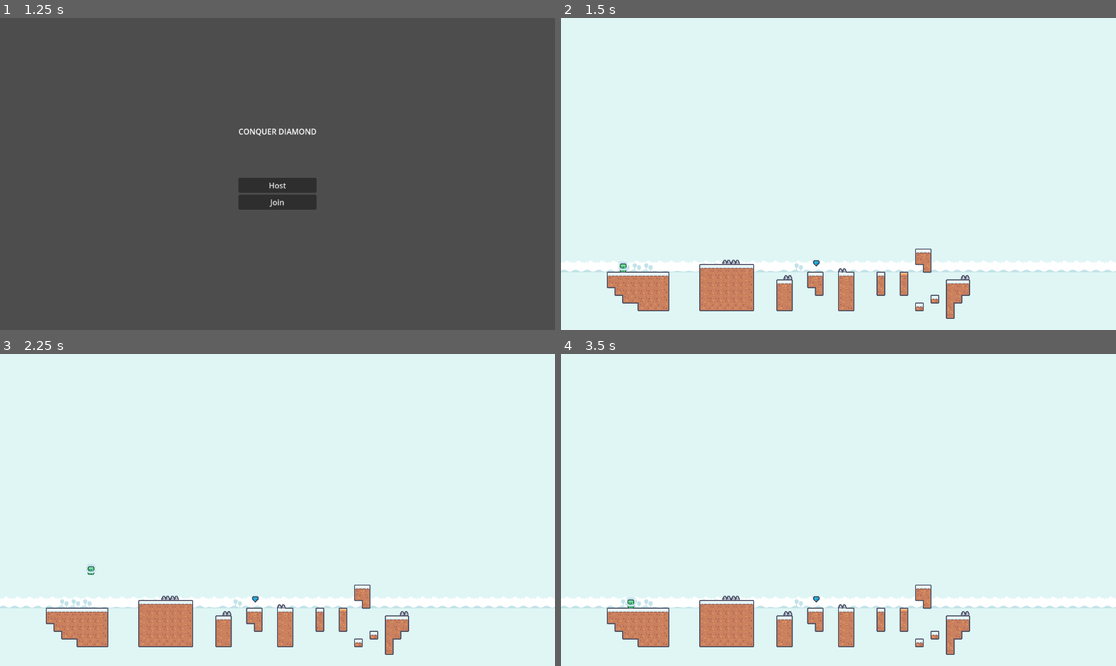
Above: before the commit, frames 1-4 (two rows, left to right).
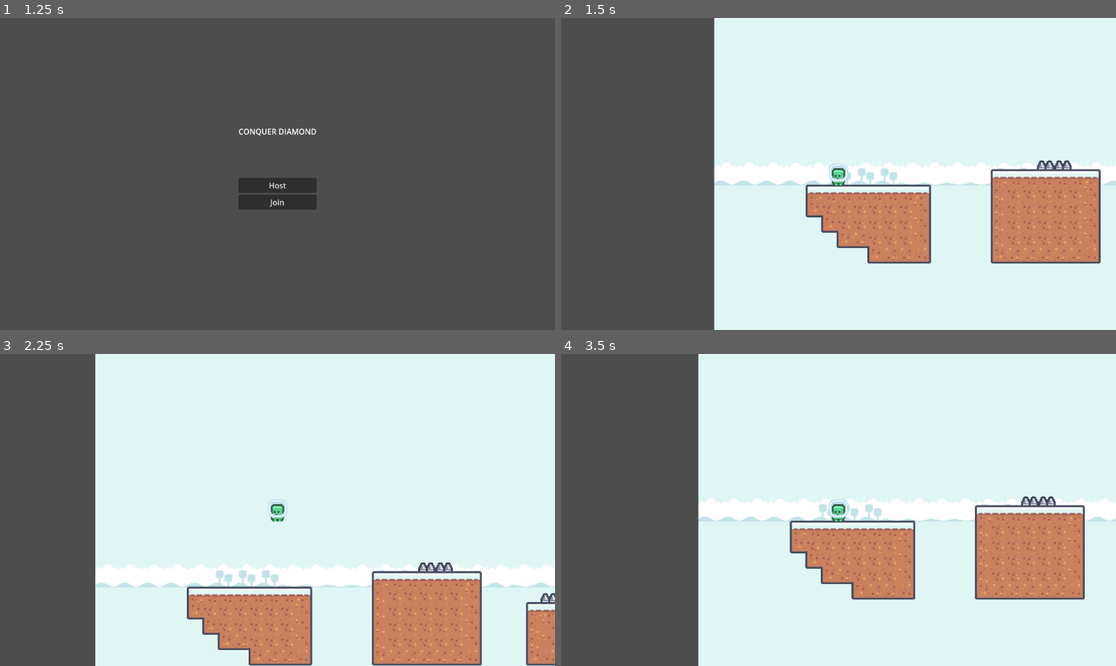
Above: after the commit, the same moments.

Repository: JuvenalSantiso/ConquerDiamond
Game: Godot game, scene res://gui/main_menu.tscn
The game is run twice, just before and just after one commit, with the same random seed, the same clock (stepped at 60 frames per second) and the same inputs.
Inputs:
- Up to frame 1 (1.25 s): tap Enter (ui_accept) at 0.5, 0.77 s; hold Right (ui_right) from 0.53 s (still down)
- Up to frame 2 (1.5 s): release Right (ui_right) at 1.25 s; click "Host" at 1.25 s
- Up to frame 3 (2.25 s): tap Enter (ui_accept) at 2 s; hold Right (ui_right) from 2.03 s (still down)
- Up to frame 4 (3.5 s): tap Enter (ui_accept) at 2.27 s; release Right (ui_right) at 2.78 s; hold Left (ui_left) from 2.78 s (still down)

Frame 1 is identical in both runs. In frame 2, 46% of the frame differs, in the area x 0-100%, y 0-100%; in frame 3, 35%; in frame 4, 44%.

Commit message:
Picking diamond

Diff:
--- a/levels/tiles/background_tile.tres
+++ b/levels/tiles/background_tile.tres
@@ -3,6 +3,7 @@
 [ext_resource type="Texture2D" uid="uid://fd2tx5p744qa" path="res://resources/kanny_pixel_platformer/Tilemap/tilemap-backgrounds.png" id="1_rl8ox"]
 
 [sub_resource type="TileSetAtlasSource" id="TileSetAtlasSource_bt4et"]
+resource_name = "Background"
 texture = ExtResource("1_rl8ox")
 separation = Vector2i(1, 1)
 texture_region_size = Vector2i(24, 24)
@@ -14,10 +15,6 @@
 5:0/0 = 0
 6:0/0 = 0
 7:0/0 = 0
-8:0/0 = 0
-9:0/0 = 0
-10:0/0 = 0
-11:0/0 = 0
 0:1/0 = 0
 1:1/0 = 0
 2:1/0 = 0
@@ -26,10 +23,6 @@
 5:1/0 = 0
 6:1/0 = 0
 7:1/0 = 0
-8:1/0 = 0
-9:1/0 = 0
-10:1/0 = 0
-11:1/0 = 0
 0:2/0 = 0
 1:2/0 = 0
 2:2/0 = 0
@@ -38,22 +31,6 @@
 5:2/0 = 0
 6:2/0 = 0
 7:2/0 = 0
-8:2/0 = 0
-9:2/0 = 0
-10:2/0 = 0
-11:2/0 = 0
-0:3/0 = 0
-1:3/0 = 0
-2:3/0 = 0
-3:3/0 = 0
-4:3/0 = 0
-5:3/0 = 0
-6:3/0 = 0
-7:3/0 = 0
-8:3/0 = 0
-9:3/0 = 0
-10:3/0 = 0
-11:3/0 = 0
 
 [resource]
 tile_size = Vector2i(24, 24)
--- a/levels/tiles/platforms.tres
+++ b/levels/tiles/platforms.tres
@@ -70,15 +70,6 @@
 19:0/0 = 0
 19:0/0/physics_layer_0/linear_velocity = Vector2(0, 0)
 19:0/0/physics_layer_0/angular_velocity = 0.0
-20:0/0 = 0
-20:0/0/physics_layer_0/linear_velocity = Vector2(0, 0)
-20:0/0/physics_layer_0/angular_velocity = 0.0
-21:0/0 = 0
-21:0/0/physics_layer_0/linear_velocity = Vector2(0, 0)
-21:0/0/physics_layer_0/angular_velocity = 0.0
-22:0/0 = 0
-22:0/0/physics_layer_0/linear_velocity = Vector2(0, 0)
-22:0/0/physics_layer_0/angular_velocity = 0.0
 0:1/0 = 0
 0:1/0/physics_layer_0/linear_velocity = Vector2(0, 0)
 0:1/0/physics_layer_0/angular_velocity = 0.0
@@ -143,15 +134,6 @@
 19:1/0 = 0
 19:1/0/physics_layer_0/linear_velocity = Vector2(0, 0)
 19:1/0/physics_layer_0/angular_velocity = 0.0
-20:1/0 = 0
-20:1/0/physics_layer_0/linear_velocity = Vector2(0, 0)
-20:1/0/physics_layer_0/angular_velocity = 0.0
-21:1/0 = 0
-21:1/0/physics_layer_0/linear_velocity = Vector2(0, 0)
-21:1/0/physics_layer_0/angular_velocity = 0.0
-22:1/0 = 0
-22:1/0/physics_layer_0/linear_velocity = Vector2(0, 0)
-22:1/0/physics_layer_0/angular_velocity = 0.0
 0:2/0 = 0
 0:2/0/physics_layer_0/linear_velocity = Vector2(0, 0)
 0:2/0/physics_layer_0/angular_velocity = 0.0
@@ -216,15 +198,6 @@
 19:2/0 = 0
 19:2/0/physics_layer_0/linear_velocity = Vector2(0, 0)
 19:2/0/physics_layer_0/angular_velocity = 0.0
-20:2/0 = 0
-20:2/0/physics_layer_0/linear_velocity = Vector2(0, 0)
-20:2/0/physics_layer_0/angular_velocity = 0.0
-21:2/0 = 0
-21:2/0/physics_layer_0/linear_velocity = Vector2(0, 0)
-21:2/0/physics_layer_0/angular_velocity = 0.0
-22:2/0 = 0
-22:2/0/physics_layer_0/linear_velocity = Vector2(0, 0)
-22:2/0/physics_layer_0/angular_velocity = 0.0
 0:3/0 = 0
 0:3/0/physics_layer_0/linear_velocity = Vector2(0, 0)
 0:3/0/physics_layer_0/angular_velocity = 0.0
@@ -289,15 +262,6 @@
 19:3/0 = 0
 19:3/0/physics_layer_0/linear_velocity = Vector2(0, 0)
 19:3/0/physics_layer_0/angular_velocity = 0.0
-20:3/0 = 0
-20:3/0/physics_layer_0/linear_velocity = Vector2(0, 0)
-20:3/0/physics_layer_0/angular_velocity = 0.0
-21:3/0 = 0
-21:3/0/physics_layer_0/linear_velocity = Vector2(0, 0)
-21:3/0/physics_layer_0/angular_velocity = 0.0
-22:3/0 = 0
-22:3/0/physics_layer_0/linear_velocity = Vector2(0, 0)
-22:3/0/physics_layer_0/angular_velocity = 0.0
 0:4/0 = 0
 0:4/0/physics_layer_0/linear_velocity = Vector2(0, 0)
 0:4/0/physics_layer_0/angular_velocity = 0.0
@@ -362,15 +326,6 @@
 19:4/0 = 0
 19:4/0/physics_layer_0/linear_velocity = Vector2(0, 0)
 19:4/0/physics_layer_0/angular_velocity = 0.0
-20:4/0 = 0
-20:4/0/physics_layer_0/linear_velocity = Vector2(0, 0)
-20:4/0/physics_layer_0/angular_velocity = 0.0
-21:4/0 = 0
-21:4/0/physics_layer_0/linear_velocity = Vector2(0, 0)
-21:4/0/physics_layer_0/angular_velocity = 0.0
-22:4/0 = 0
-22:4/0/physics_layer_0/linear_velocity = Vector2(0, 0)
-22:4/0/physics_layer_0/angular_velocity = 0.0
 0:5/0 = 0
 0:5/0/physics_layer_0/linear_velocity = Vector2(0, 0)
 0:5/0/physics_layer_0/angular_velocity = 0.0
@@ -435,15 +390,6 @@
 19:5/0 = 0
 19:5/0/physics_layer_0/linear_velocity = Vector2(0, 0)
 19:5/0/physics_layer_0/angular_velocity = 0.0
-20:5/0 = 0
-20:5/0/physics_layer_0/linear_velocity = Vector2(0, 0)
-20:5/0/physics_layer_0/angular_velocity = 0.0
-21:5/0 = 0
-21:5/0/physics_layer_0/linear_velocity = Vector2(0, 0)
-21:5/0/physics_layer_0/angular_velocity = 0.0
-22:5/0 = 0
-22:5/0/physics_layer_0/linear_velocity = Vector2(0, 0)
-22:5/0/physics_layer_0/angular_velocity = 0.0
 0:6/0 = 0
 0:6/0/terrain_set = 0
 0:6/0/terrain = 0
@@ -536,15 +482,6 @@
 19:6/0 = 0
 19:6/0/physics_layer_0/linear_velocity = Vector2(0, 0)
 19:6/0/physics_layer_0/angular_velocity = 0.0
-20:6/0 = 0
-20:6/0/physics_layer_0/linear_velocity = Vector2(0, 0)
-20:6/0/physics_layer_0/angular_velocity = 0.0
-21:6/0 = 0
-21:6/0/physics_layer_0/linear_velocity = Vector2(0, 0)
-21:6/0/physics_layer_0/angular_velocity = 0.0
-22:6/0 = 0
-22:6/0/physics_layer_0/linear_velocity = Vector2(0, 0)
-22:6/0/physics_layer_0/angular_velocity = 0.0
 0:7/0 = 0
 0:7/0/terrain_set = 0
 0:7/0/terrain = 0
@@ -629,15 +566,6 @@
 19:7/0 = 0
 19:7/0/physics_layer_0/linear_velocity = Vector2(0, 0)
 19:7/0/physics_layer_0/angular_velocity = 0.0
-20:7/0 = 0
-20:7/0/physics_layer_0/linear_velocity = Vector2(0, 0)
-20:7/0/physics_layer_0/angular_velocity = 0.0
-21:7/0 = 0
-21:7/0/physics_layer_0/linear_velocity = Vector2(0, 0)
-21:7/0/physics_layer_0/angular_velocity = 0.0
-22:7/0 = 0
-22:7/0/physics_layer_0/linear_velocity = Vector2(0, 0)
-22:7/0/physics_layer_0/angular_velocity = 0.0
 0:8/0 = 0
 0:8/0/physics_layer_0/linear_velocity = Vector2(0, 0)
 0:8/0/physics_layer_0/angular_velocity = 0.0
@@ -698,84 +626,6 @@
 19:8/0 = 0
 19:8/0/physics_layer_0/linear_velocity = Vector2(0, 0)
 19:8/0/physics_layer_0/angular_velocity = 0.0
-20:8/0 = 0
-20:8/0/physics_layer_0/linear_velocity = Vector2(0, 0)
-20:8/0/physics_layer_0/angular_velocity = 0.0
-21:8/0 = 0
-21:8/0/physics_layer_0/linear_velocity = Vector2(0, 0)
-21:8/0/physics_layer_0/angular_velocity = 0.0
-22:8/0 = 0
-22:8/0/physics_layer_0/linear_velocity = Vector2(0, 0)
-22:8/0/physics_layer_0/angular_velocity = 0.0
-0:9/0 = 0
-0:9/0/physics_layer_0/linear_velocity = Vector2(0, 0)
-0:9/0/physics_layer_0/angular_velocity = 0.0
-1:9/0 = 0
-1:9/0/physics_layer_0/linear_velocity = Vector2(0, 0)
-1:9/0/physics_layer_0/angular_velocity = 0.0
-2:9/0 = 0
-2:9/0/physics_layer_0/linear_velocity = Vector2(0, 0)
-2:9/0/physics_layer_0/angular_velocity = 0.0
-3:9/0 = 0
-3:9/0/physics_layer_0/linear_velocity = Vector2(0, 0)
-3:9/0/physics_layer_0/angular_velocity = 0.0
-4:9/0 = 0
-4:9/0/physics_layer_0/linear_velocity = Vector2(0, 0)
-4:9/0/physics_layer_0/angular_velocity = 0.0
-5:9/0 = 0
-5:9/0/physics_layer_0/linear_velocity = Vector2(0, 0)
-5:9/0/physics_layer_0/angular_velocity = 0.0
-6:9/0 = 0
-6:9/0/physics_layer_0/linear_velocity = Vector2(0, 0)
-6:9/0/physics_layer_0/angular_velocity = 0.0
-7:9/0 = 0
-7:9/0/physics_layer_0/linear_velocity = Vector2(0, 0)
-7:9/0/physics_layer_0/angular_velocity = 0.0
-8:9/0 = 0
-8:9/0/physics_layer_0/linear_velocity = Vector2(0, 0)
-8:9/0/physics_layer_0/angular_velocity = 0.0
-9:9/0 = 0
-9:9/0/physics_layer_0/linear_velocity = Vector2(0, 0)
-9:9/0/physics_layer_0/angular_velocity = 0.0
-10:9/0 = 0
-10:9/0/physics_layer_0/linear_velocity = Vector2(0, 0)
-10:9/0/physics_layer_0/angular_velocity = 0.0
-11:9/0 = 0
-11:9/0/physics_layer_0/linear_velocity = Vector2(0, 0)
-11:9/0/physics_layer_0/angular_velocity = 0.0
-12:9/0 = 0
-12:9/0/physics_layer_0/linear_velocity = Vector2(0, 0)
-12:9/0/physics_layer_0/angular_velocity = 0.0
-13:9/0 = 0
-13:9/0/physics_layer_0/linear_velocity = Vector2(0, 0)
-13:9/0/physics_layer_0/angular_velocity = 0.0
-14:9/0 = 0
-14:9/0/physics_layer_0/linear_velocity = Vector2(0, 0)
-14:9/0/physics_layer_0/angular_velocity = 0.0
-15:9/0 = 0
-15:9/0/physics_layer_0/linear_velocity = Vector2(0, 0)
-15:9/0/physics_layer_0/angular_velocity = 0.0
-16:9/0 = 0
-16:9/0/physics_layer_0/linear_velocity = Vector2(0, 0)
-16:9/0/physics_layer_0/angular_velocity = 0.0
-17:9/0 = 0
-17:9/0/physics_layer_0/linear_velocity = Vector2(0, 0)
-17:9/0/physics_layer_0/angular_velocity = 0.0
-18:9/0 = 0
-18:9/0/physics_layer_0/linear_velocity = Vector2(0, 0)
-18:9/0/physics_layer_0/angular_velocity = 0.0
-19:9/0 = 0
-19:9/0/physics_layer_0/linear_velocity = Vector2(0, 0)
-19:9/0/physics_layer_0/angular_velocity = 0.0
-20:9/0 = 0
-20:9/0/physics_layer_0/linear_velocity = Vector2(0, 0)
-20:9/0/physics_layer_0/angular_velocity = 0.0
-21:9/0 = 0
-21:9/0/physics_layer_0/linear_velocity = Vector2(0, 0)
-21:9/0/physics_layer_0/angular_velocity = 0.0
-22:9/0 = 0
-22:9/0/physics_layer_0/linear_velocity = Vector2(0, 0)
-22:9/0/physics_layer_0/angular_velocity = 0.0
 
 [resource]
 physics_layer_0/collision_layer = 2
--- a/objects/scripts/diamond.gd
+++ b/objects/scripts/diamond.gd
@@ -1,5 +1,5 @@
 extends Area2D
 
 func _on_body_entered(body):
-	if body.has_method("picked_diamond"): #TODO: do picked diamond
+	if body.has_method("picked_diamond"):
 		body.picked_diamond()
--- a/player/player.gd
+++ b/player/player.gd
@@ -7,6 +7,7 @@
 # Get the gravity from the project settings to be synced with RigidBody nodes.
 var gravity = ProjectSettings.get_setting("physics/2d/default_gravity")
 
+var has_diamond: bool = false
 
 func _physics_process(delta):
 	if !is_multiplayer_authority():
@@ -29,3 +30,6 @@
 		velocity.x = move_toward(velocity.x, 0, SPEED)
 
 	move_and_slide()
+
+func picked_diamond():
+	has_diamond = true
--- a/player/player.tscn
+++ b/player/player.tscn
@@ -26,3 +26,6 @@
 
 [node name="MultiplayerSynchronizer" type="MultiplayerSynchronizer" parent="."]
 replication_config = SubResource("SceneReplicationConfig_kcvgs")
+
+[node name="Camera2D" type="Camera2D" parent="."]
+zoom = Vector2(2, 2)
